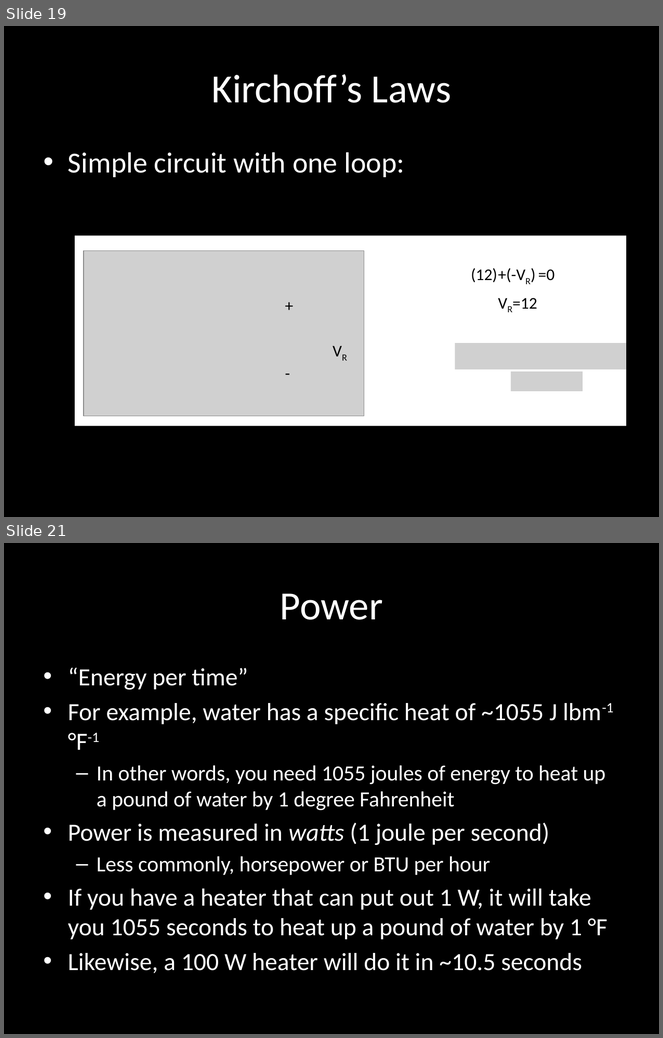
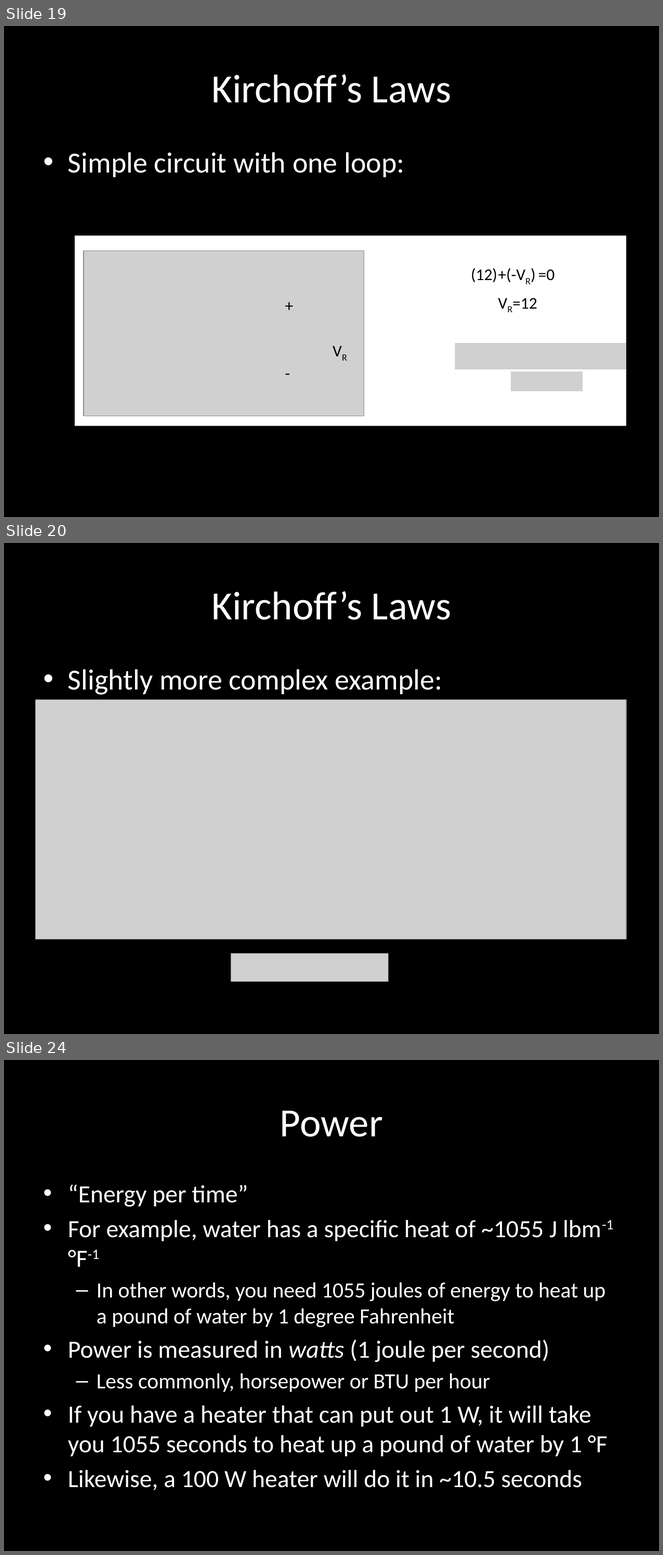
Before and after one commit to carlosgj/FRC-Training, a slide deck: Electronics 101.pptx. Shown one above the other, each under a label of ours: slides 19 and 21 before the commit, slides 19, 20 and 24 after it; the slides between them are not shown. The pictures are 663x1038 and 663x1555 pixels, drawn with LibreOffice and Linux fonts; fonts in the diff are those of the drawing; grey boxes stand for pictures; background and template pictures are left out. Boxes give left, top, right and bottom in pixels: in the first picture for what was removed or moved away, otherwise in the second. Text is boxed around its words. In the diff, an @@ line names an element or a change of style, - is before the commit and + after.

Commit message:
More electronics work (fleshed out Kirchoff, added LED stuff)

```diff
--- a/Electronics 101.pptx
+++ b/Electronics 101.pptx
@@ slide 20 added at box(4, 543, 659, 1034), background #000000 @@
@@ title added at box(211, 591, 451, 620), 44 pt, text #FFFFFF @@
+Kirchoff’s Laws
@@ text added at box(68, 669, 442, 695), 32 pt, text #FFFFFF @@
+• Slightly more complex example:
@@ picture added at box(35, 700, 626, 940) @@
@@ picture added at box(231, 954, 388, 982) @@
@@ what was slide 21 is now slide 24 @@
```
Also in this commit, not shown: 6 slides changed, 6 other slides added, 1 slide removed, 1 other file.
